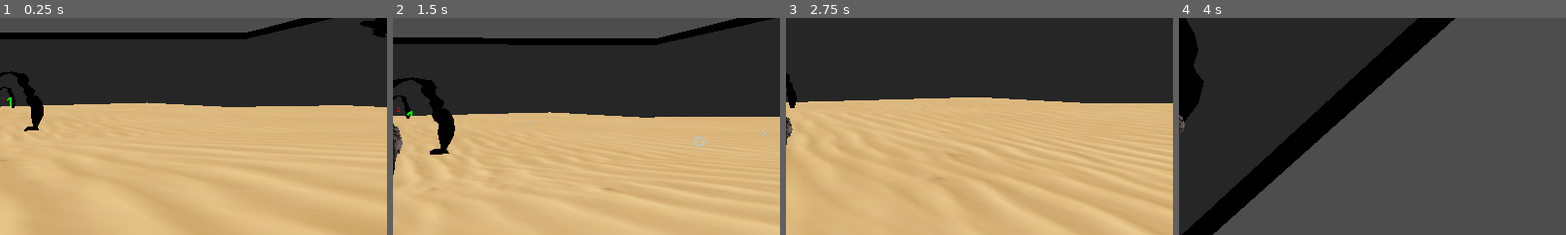
Above: before the commit, frames 1-4 (left to right).
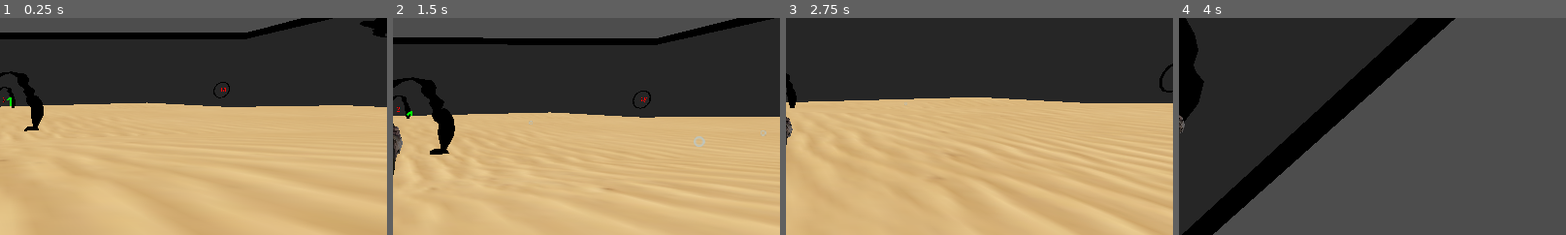
Above: after the commit, the same moments.

Repository: henkehedstrom/dj-scaled
Game: Godot game, scene res://Scenes/raceTest.tscn
Same seed, same stepped clock (60 frames per second), same inputs: the game is played once before the commit and once after it. This scene is started directly instead of the project's main scene.
Inputs (mouse positions are % of the whole screen's width and height, from its top left):
- Up to frame 1 (0.25 s): no input
- Up to frame 2 (1.5 s): move the mouse to (49, 52) at 0.52 s; hold W (forward) from 0.53 s (still down); move the mouse to (57, 51) at 1.27 s
- Up to frame 3 (2.75 s): keep holding W (forward); move the mouse to (42, 49) at 2.02 s
- Up to frame 4 (4 s): move the mouse to (51, 50) at 2.77 s; release W (forward) at 2.78 s; hold A (left) 2.78-3.53 s; move the mouse to (46, 48) at 3.52 s; hold W (forward) from 3.53 s (still down)
The pictures show only the part of the screen within x 50-100%, y 15-65%; the shares and areas given below are measured in that part.

The runs differ from the first frame. In frame 1, less than 0.1% of the frame differs, in the area x 55-60%, y 29-38%; in frame 2, 0.1%; in frame 3, 0.1%, in the area x 96-100%, y 20-35%; in frame 4, nothing differs.

Commit message:
*ring goal

Diff:
--- a/Scenes/raceTest.tscn
+++ b/Scenes/raceTest.tscn
@@ -1,10 +1,11 @@
-[gd_scene load_steps=6 format=3 uid="uid://b00jxdscyoi17"]
+[gd_scene load_steps=7 format=3 uid="uid://b00jxdscyoi17"]
 
 [ext_resource type="PackedScene" uid="uid://cid6u3cmr5qux" path="res://fish.tscn" id="1_jg4l2"]
 [ext_resource type="PackedScene" uid="uid://bnatb4jcs3ap3" path="res://FelixMapp_KOLLA_INTE/FishTankOverride.tscn" id="2_2woat"]
 [ext_resource type="PackedScene" uid="uid://l5c1bb70xa3d" path="res://Scenes/circle_goal.tscn" id="4_iq0nm"]
 [ext_resource type="PackedScene" uid="uid://cloeas1uwl58f" path="res://Scenes/goal.tscn" id="5_4w3am"]
 [ext_resource type="PackedScene" uid="uid://dqug5t7l2hkkc" path="res://Scenes/goal_manager.tscn" id="5_dmtqs"]
+[ext_resource type="PackedScene" uid="uid://cphyf0ajdc0xd" path="res://ring_goal.tscn" id="6_ymofm"]
 
 [node name="Level" type="Node3D"]
 
@@ -83,3 +84,7 @@
 [node name="CircleGoal13" parent="GoalManager" instance=ExtResource("4_iq0nm")]
 transform = Transform3D(0.939238, 0.0644852, -0.337157, 0.21525, -0.875741, 0.43214, -0.267395, -0.478455, -0.836409, 255.554, 154.788, 6.85629)
 goal_number = "17"
+
+[node name="RingGoal" parent="GoalManager" instance=ExtResource("6_ymofm")]
+transform = Transform3D(1, 0, 0, 0, 1, 0, 0, 0, 1, 238.208, 30.5548, -246.552)
+goal_number = "18"
--- a/Scripts/goal.gd
+++ b/Scripts/goal.gd
@@ -27,4 +27,5 @@
 			pling.play()
 			print("entered" + self.name)
 			text_object.set_modulate(Color(0,0,1))
+			current_goal = false
 			goal_manager.next()
--- /dev/null
+++ b/ring_goal.tscn
@@ -0,0 +1,33 @@
+[gd_scene load_steps=5 format=3 uid="uid://cphyf0ajdc0xd"]
+
+[ext_resource type="Script" path="res://Scripts/goal.gd" id="1_hwd8w"]
+[ext_resource type="AudioStream" uid="uid://dwuw7uxubuokt" path="res://SFX/Pling.mp3" id="2_dwncy"]
+[ext_resource type="PackedScene" uid="uid://dsnth4q6f8xfb" path="res://Models/ring.glb" id="3_po1lk"]
+
+[sub_resource type="CylinderShape3D" id="CylinderShape3D_vpc1q"]
+height = 1.3847
+radius = 9.99161
+
+[node name="RingGoal" type="Node3D"]
+script = ExtResource("1_hwd8w")
+
+[node name="Label3D" type="Label3D" parent="."]
+transform = Transform3D(1, 0, 0, 0, 1, 0, 0, 0, 1, 2.49373, 0.327024, 1.56383)
+visibility_range_end_margin = 330.99
+no_depth_test = true
+text = "Placeholder"
+font_size = 1500
+
+[node name="Area3D" type="Area3D" parent="."]
+
+[node name="CollisionShape3D" type="CollisionShape3D" parent="Area3D"]
+transform = Transform3D(1, 0, 0, 0, -0.0132815, -0.999912, 0, 0.999912, -0.0132815, 2.38667, 0.00280118, -0.615079)
+shape = SubResource("CylinderShape3D_vpc1q")
+
+[node name="AudioStreamPlayer3D" type="AudioStreamPlayer3D" parent="."]
+stream = ExtResource("2_dwncy")
+
+[node name="ring" parent="." instance=ExtResource("3_po1lk")]
+transform = Transform3D(1, 0, 0, 0, -5.92058e-07, 1, 0, -1, -5.92058e-07, 0, 0, 0)
+
+[connection signal="body_entered" from="Area3D" to="." method="_on_area_3d_body_entered"]
